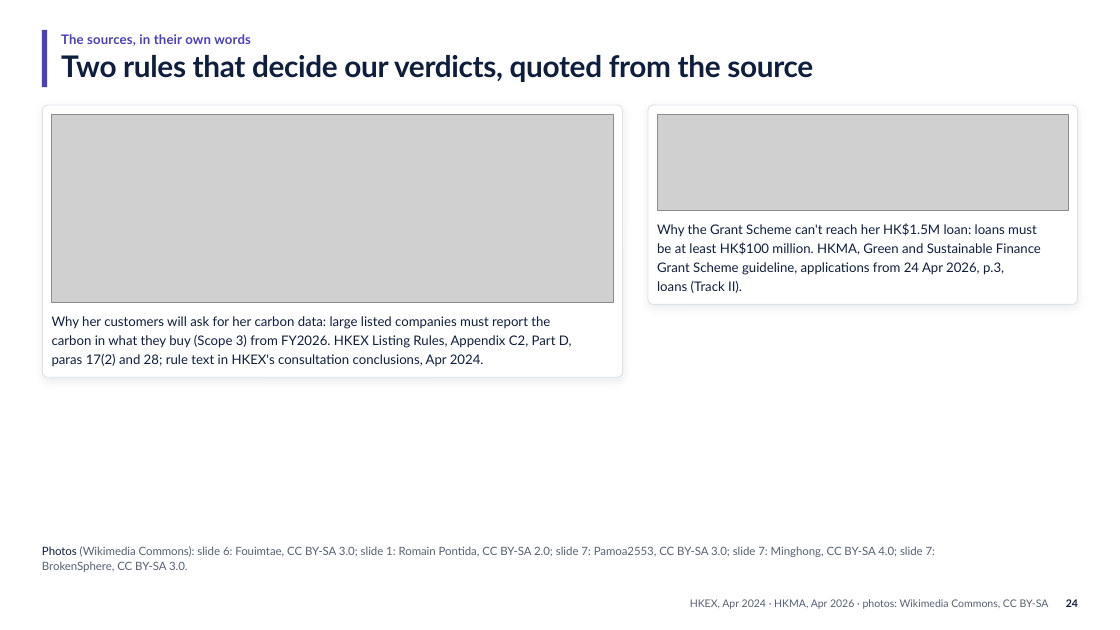
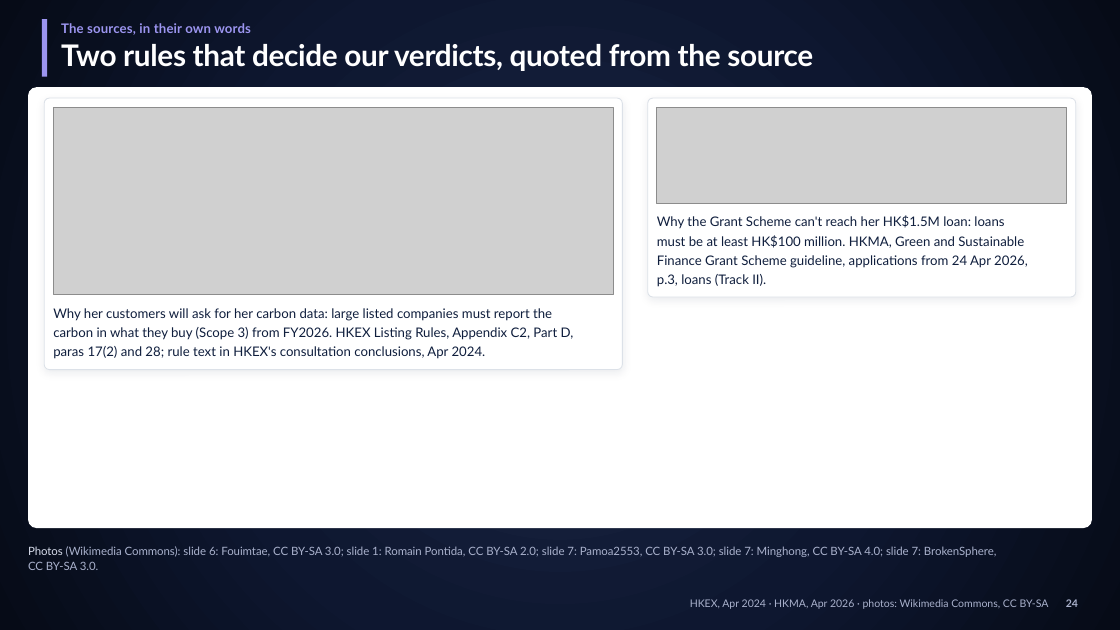
Before and after one commit to Peeradonn/finplan, a slide deck: slide 25 of Final/deck/Axis.pptx. Drawn at 1120x630 pixels with LibreOffice and Linux fonts; fonts in the diff are those of the drawing; grey boxes stand for pictures. Boxes give left, top, right and bottom in pixels: in the first picture for what was removed or moved away, otherwise in the second. Text is boxed around its words. In the diff, an @@ line names an element or a change of style, - is before the commit and + after.

```diff
--- a/Final/deck/Axis.pptx
+++ b/Final/deck/Axis.pptx
@@ background #FFFFFF to gradient #1C2846 to #0E1730 to #060B17 @@
@@ 2 texts, 1 rectangle: place and size @@
-2 texts, 1 rectangle at (42,29,813,87)
+2 texts, 1 rectangle at (42,19,813,76)
@@ rectangle at (42,19,47,76): fill #4A3FBF to #9C95F0 @@
@@ text "The sources, in their own ..." at (61,23,251,35): text colour #4A3FBF to #9C95F0 @@
@@ text "Two rules that decide our ..." at (61,44,813,71): text colour #0F1E3D to #FFFFFF @@
@@ rounded rectangle added at (28,87,1092,528), fill #FFFFFF @@
@@ 2 rounded rectangles, 1 picture: place and size @@
-2 rounded rectangles, 1 picture at (43,105,1077,377)
+2 rounded rectangles, 1 picture at (45,98,1076,370)
@@ picture: place and size @@
-picture at (51,114,613,302)
+picture at (54,108,613,295)
@@ text at (657,215,1028,287): spaces changed @@
-Why the Grant Scheme can't reach her HK$1.5M loan: loans must
-be at least HK$100 million. HKMA, Green and Sustainable Finance
-Grant Scheme guideline, applications from 24 Apr 2026, p.3,
-loans (Track II).
+Why the Grant Scheme can't reach her HK$1.5M loan: loans
+must be at least HK$100 million. HKMA, Green and Sustainable
+Finance Grant Scheme guideline, applications from 24 Apr 2026,
+p.3, loans (Track II).
@@ text "Why her customers will ask ...": place and size @@
-text "Why her customers will ask ..." at (52,316,572,366)
+text "Why her customers will ask ..." at (53,308,574,359)
@@ text at (28,546,996,570): text changed; text colour #566173 to #A9B1CC @@
-Photos (Wikimedia Commons): slide 6: Fouimtae, CC BY-SA 3.0; slide 1: Romain Pontida, CC BY-SA 2.0; slide 7: Pamoa2553, CC BY-SA 3.0; slide 7: Minghong, CC BY-SA 4.0; slide 7:
-BrokenSphere, CC BY-SA 3.0.
+Photos (Wikimedia Commons): slide 6: Fouimtae, CC BY-SA 3.0; slide 1: Romain Pontida, CC BY-SA 2.0; slide 7: Pamoa2553, CC BY-SA 3.0; slide 7: Minghong, CC BY-SA 4.0; slide 7: BrokenSphere,
+CC BY-SA 3.0.
@@ text "HKEX, Apr 2024 · HKMA, ..." at (690,599,1049,609): text colour #566173 to #A9B1CC @@
@@ text "24" at (1066,599,1078,607): text colour #0F1E3D to #A9B1CC @@
```
Also in this commit, not shown: 25 other slides changed, 11 other files.
